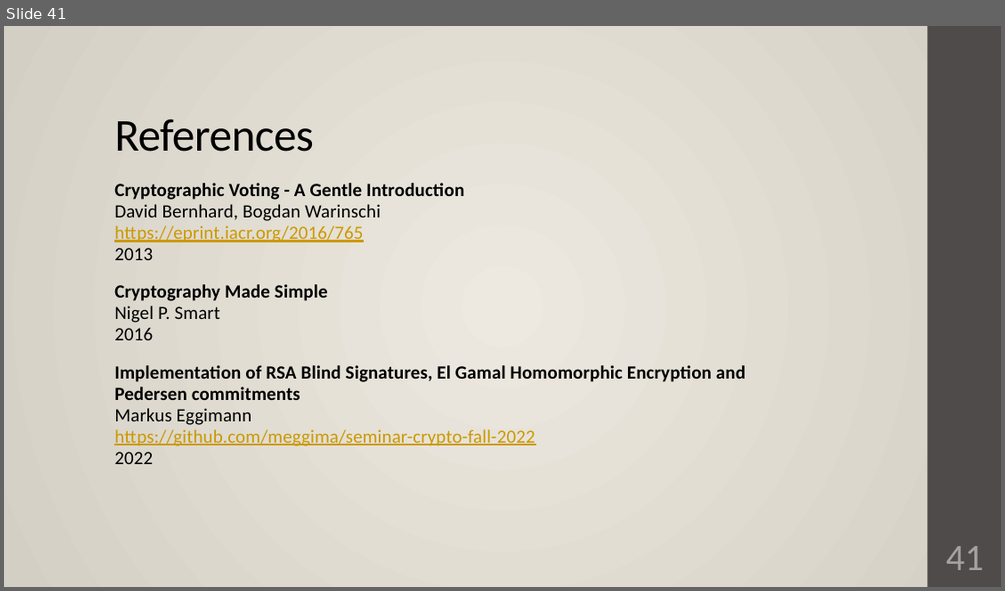
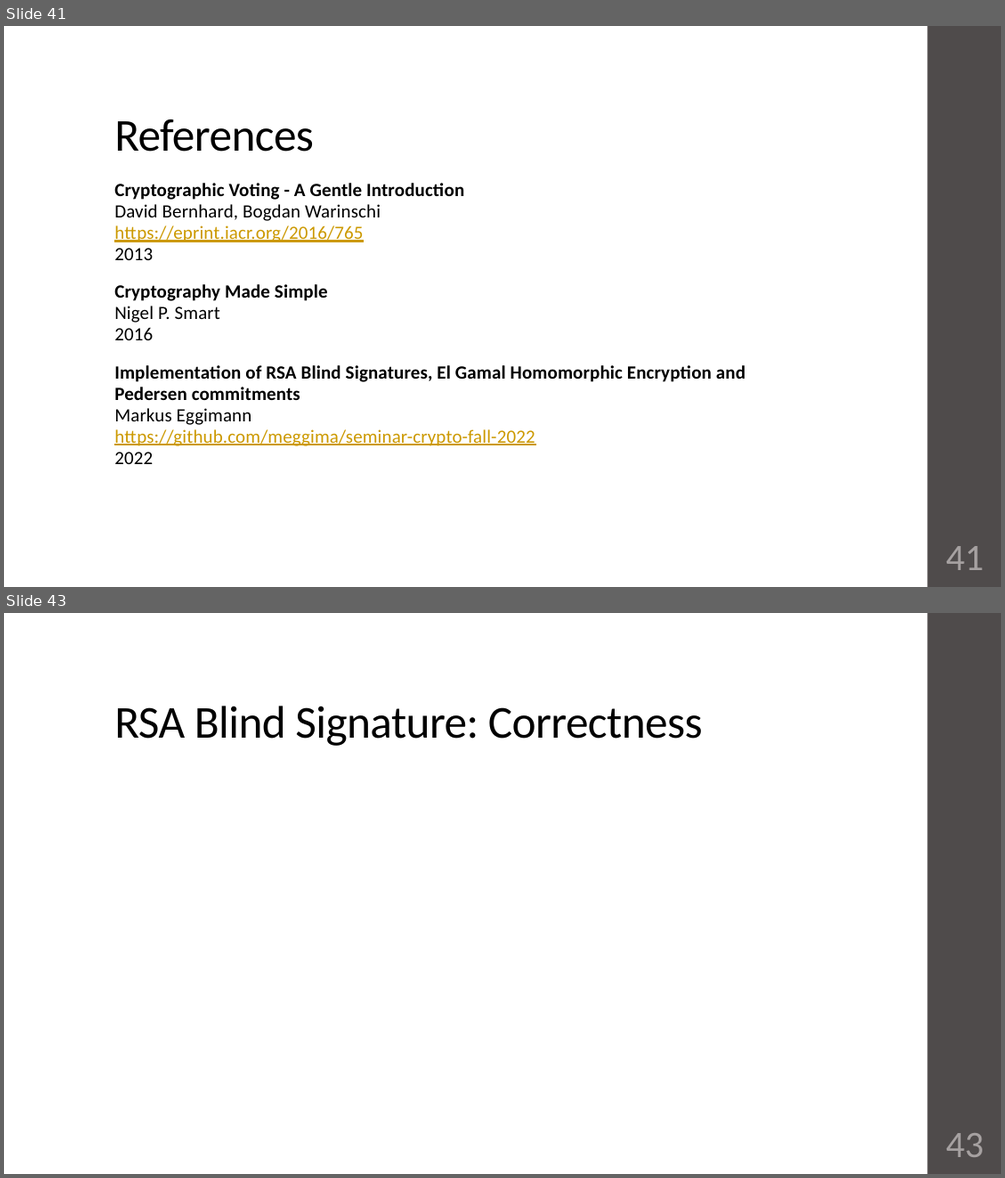
Before and after one commit to meggima/seminar-crypto-fall-2022, a slide deck: presentation/CryptographicPrimitives.pptx. Shown one above the other, each under a label of ours: slide 41 before the commit, slides 41 and 43 after it; the slides between them are not shown. The pictures are 1005x591 and 1005x1178 pixels, drawn with LibreOffice and Linux fonts; fonts in the diff are those of the drawing; grey boxes stand for pictures. Boxes give left, top, right and bottom in pixels: in the first picture for what was removed or moved away, otherwise in the second. Text is boxed around its words. In the diff, an @@ line names an element or a change of style, - is before the commit and + after.

```diff
--- a/presentation/CryptographicPrimitives.pptx
+++ b/presentation/CryptographicPrimitives.pptx
@@ slide 43 added at box(4, 613, 1001, 1174), background #FFFFFF; not listed: 1 template element that a slide beside it also shows @@
@@ title added at box(114, 706, 703, 746), 44 pt, text #000000 @@
+RSA Blind Signature: Correctness
@@ page number added at box(946, 1133, 984, 1157), 36 pt, text #A6A1A1 @@
+43
@@ slide 41 changed as well @@
@@ background gradient #EDE9E0 to #D4CFC4 to #FFFFFF @@
```
Also in this commit, not shown: 40 other slides changed, 3 other slides added, 4 other files.
